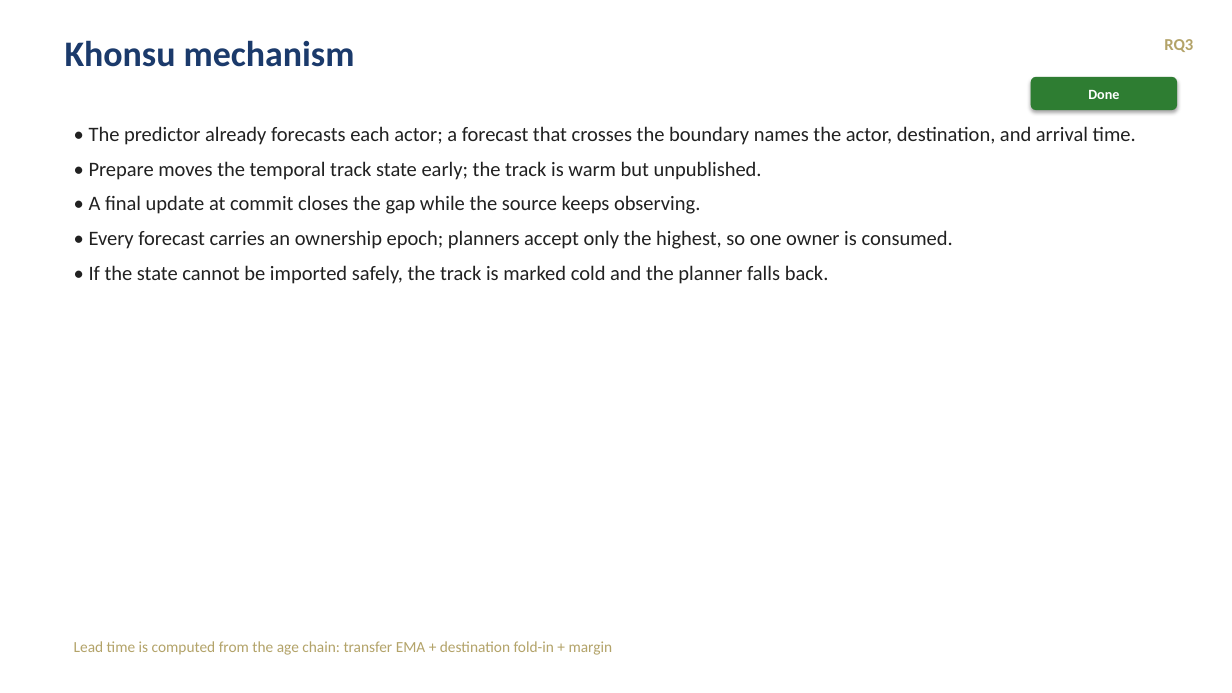
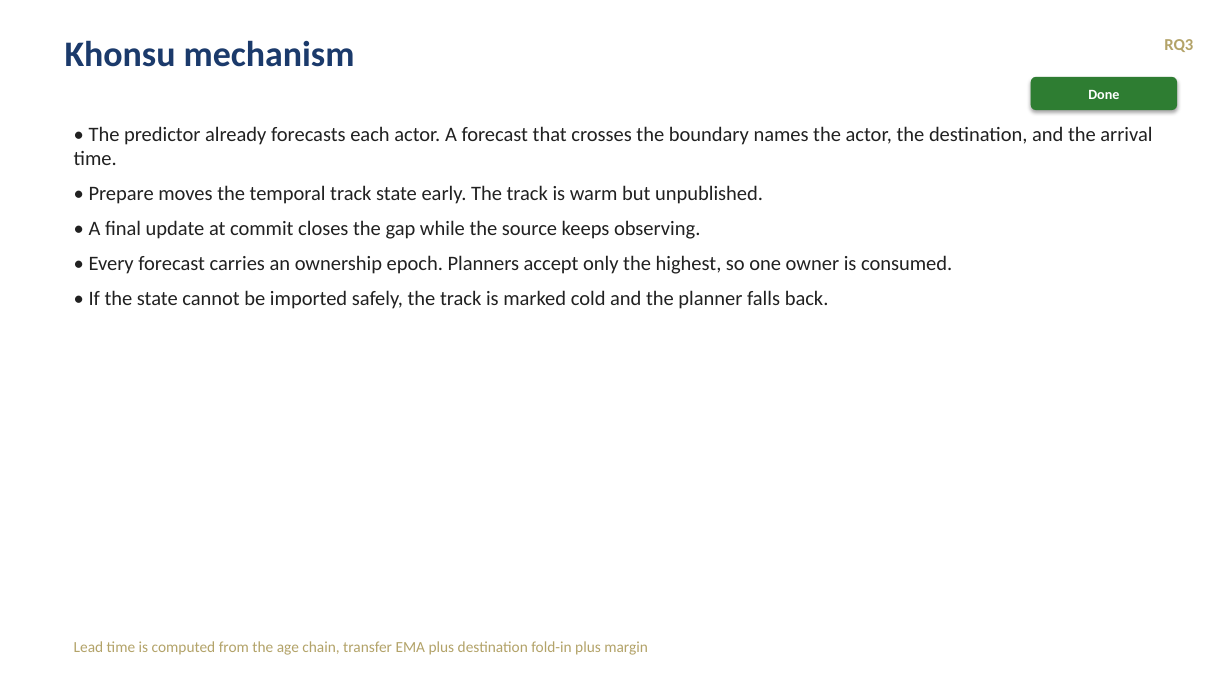
Before and after one commit to tlandle/eCAV, a slide deck: slide 11 of docs/kb/decks/khonsu_story_2026-09-04.pptx. Drawn at 1232x693 pixels with LibreOffice and Linux fonts; fonts in the diff are those of the drawing. Boxes give left, top, right and bottom in pixels: in the first picture for what was removed or moved away, otherwise in the second. Text is boxed around its words. In the diff, an @@ line names an element or a change of style, - is before the commit and + after.

```diff
--- a/docs/kb/decks/khonsu_story_2026-09-04.pptx
+++ b/docs/kb/decks/khonsu_story_2026-09-04.pptx
@@ text at (74,126,1152,204): text changed @@
-• The predictor already forecasts each actor; a forecast that crosses the boundary names the actor, destination, and arrival time.
-• Prepare moves the temporal track state early; the track is warm but unpublished.
+• The predictor already forecasts each actor. A forecast that crosses the boundary names the actor, the destination, and the arrival time.
+• Prepare moves the temporal track state early. The track is warm but unpublished.
@@ text at (89,255,952,274): text changed @@
-• Every forecast carries an ownership epoch; planners accept only the highest, so one owner is consumed.
+• Every forecast carries an ownership epoch. Planners accept only the highest, so one owner is consumed.
@@ text at (74,641,648,655): text changed @@
-Lead time is computed from the age chain: transfer EMA + destination fold-in + margin
+Lead time is computed from the age chain, transfer EMA plus destination fold-in plus margin
```
Also in this commit, not shown: 11 other slides changed, 8 slides added, 3 slides removed.
